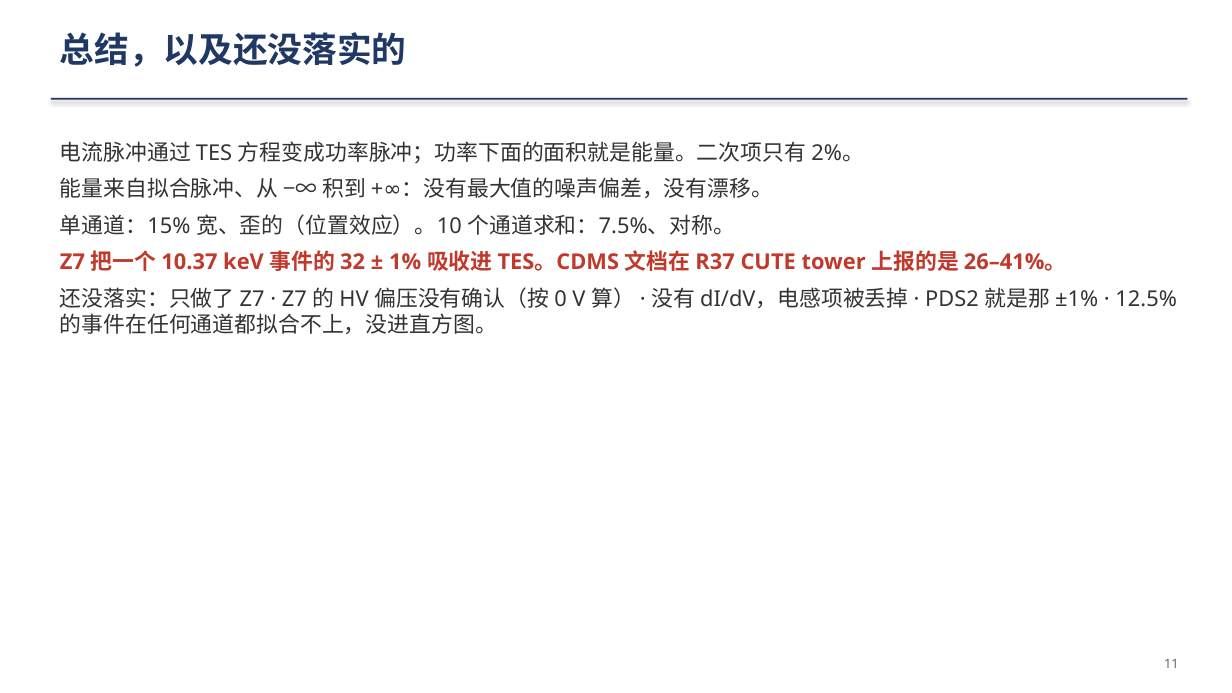
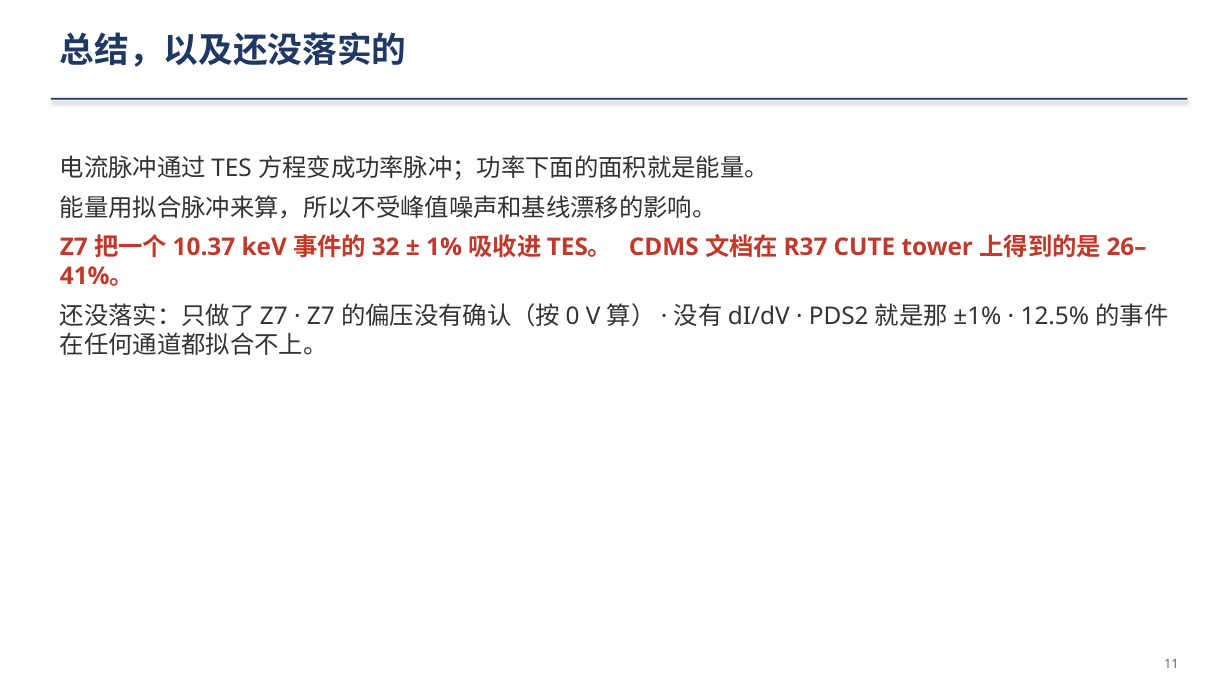
Before and after one commit to ZhihengLi0/urop, a slide deck: slide 11 of snolab/collection_efficiency/presentation/SNOLAB_R4_collection_efficiency_20260910_zh.pptx. Drawn at 1232x693 pixels with LibreOffice and Linux fonts; fonts in the diff are those of the drawing. Boxes give left, top, right and bottom in pixels: in the first picture for what was removed or moved away, otherwise in the second. Text is boxed around its words. In the diff, an @@ line names an element or a change of style, - is before the commit and + after.

```diff
--- a/snolab/collection_efficiency/presentation/SNOLAB_R4_collection_efficiency_20260910_zh.pptx
+++ b/snolab/collection_efficiency/presentation/SNOLAB_R4_collection_efficiency_20260910_zh.pptx
@@ text at [60,155,1168,355]: text changed; size 17 to 19 pt @@
-电流脉冲通过 TES 方程变成功率脉冲；功率下面的面积就是能量。二次项只有 2%。
-能量来自拟合脉冲、从 −∞ 积到 +∞：没有最大值的噪声偏差，没有漂移。
-单通道：15% 宽、歪的（位置效应）。10 个通道求和：7.5%、对称。
-Z7 把一个 10.37 keV 事件的 32 ± 1% 吸收进 TES。CDMS 文档在 R37 CUTE tower 上报的是 26–41%。
-还没落实：只做了 Z7 · Z7 的 HV 偏压没有确认（按 0 V 算） · 没有 dI/dV，电感项被丢掉 · PDS2 就是那 ±1% · 12.5% 的事件在任何通道都拟合不上，没进直方图。
+电流脉冲通过 TES 方程变成功率脉冲；功率下面的面积就是能量。
+能量用拟合脉冲来算，所以不受峰值噪声和基线漂移的影响。
+Z7 把一个 10.37 keV 事件的 32 ± 1% 吸收进 TES。 CDMS 文档在 R37 CUTE tower 上得到的是 26–41%。
+还没落实：只做了 Z7 · Z7 的偏压没有确认（按 0 V 算） · 没有 dI/dV · PDS2 就是那 ±1% · 12.5% 的事件在任何通道都拟合不上。
```
Also in this commit, not shown: 8 other files.
